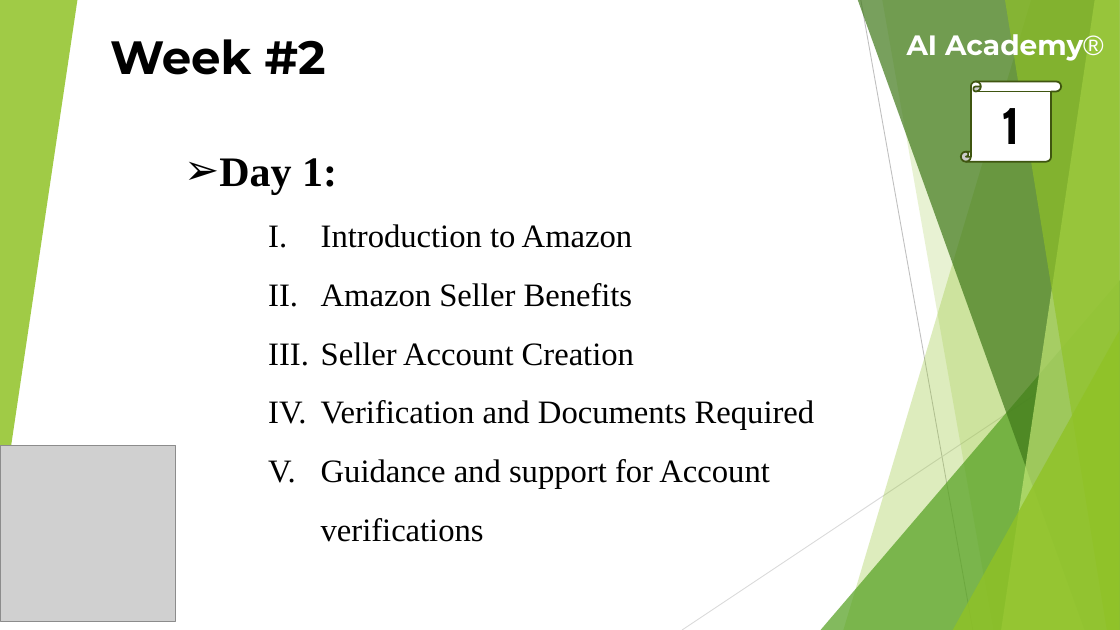
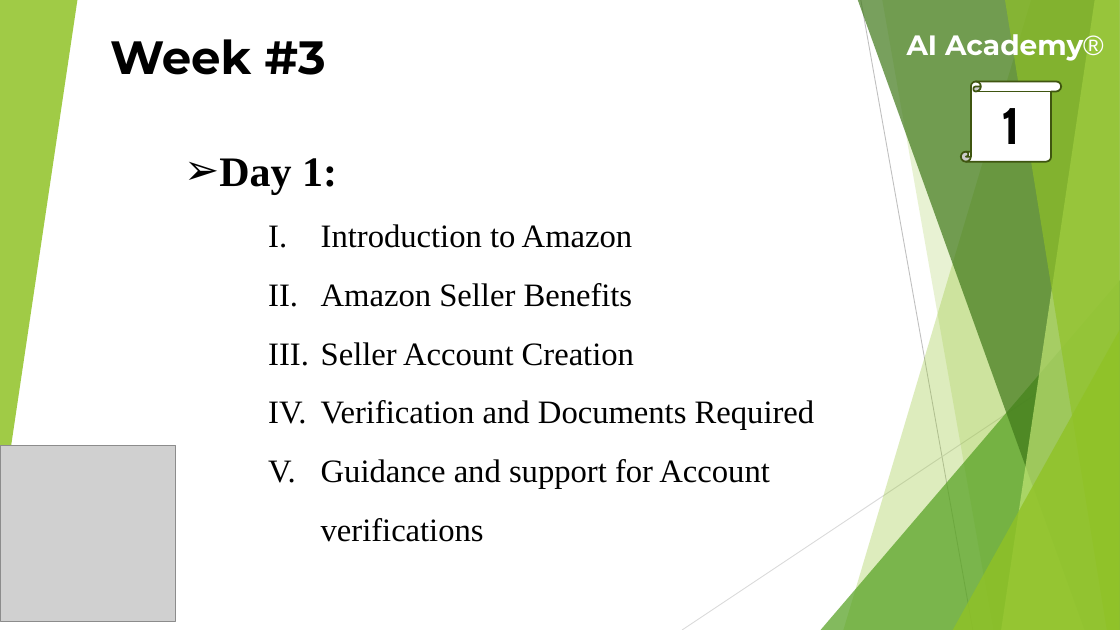
Before and after one commit to theaamirlatif/AI-Academy, a slide deck: slide 1 of eCommerce/Lectures/3rd Week Lecture.pptx. Drawn at 1120x630 pixels with LibreOffice and Linux fonts; fonts in the diff are those of the drawing; grey boxes stand for pictures. Boxes give left, top, right and bottom in pixels: in the first picture for what was removed or moved away, otherwise in the second. Text is boxed around its words. In the diff, an @@ line names an element or a change of style, - is before the commit and + after.

```diff
--- a/eCommerce/Lectures/3rd Week Lecture.pptx
+++ b/eCommerce/Lectures/3rd Week Lecture.pptx
@@ text at (110, 39, 326, 75): text changed @@
-Week #2
+Week #3
```
Also in this commit, not shown: 4 other slides changed, 11 other files.
